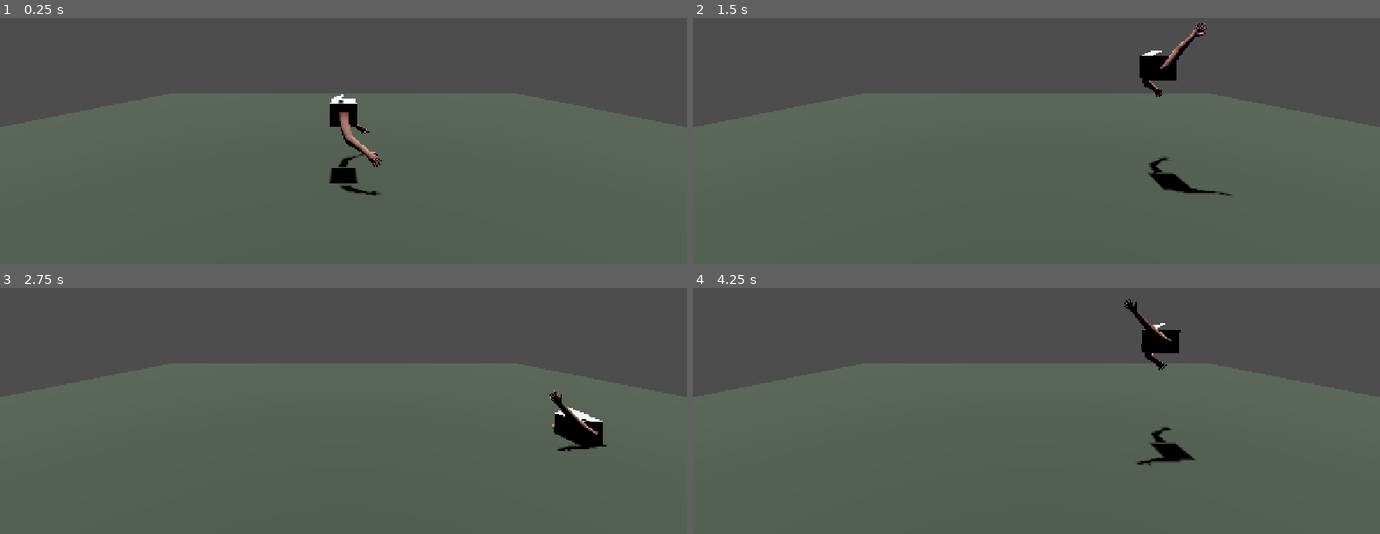
Above: before the commit, frames 1-4 (two rows, left to right).
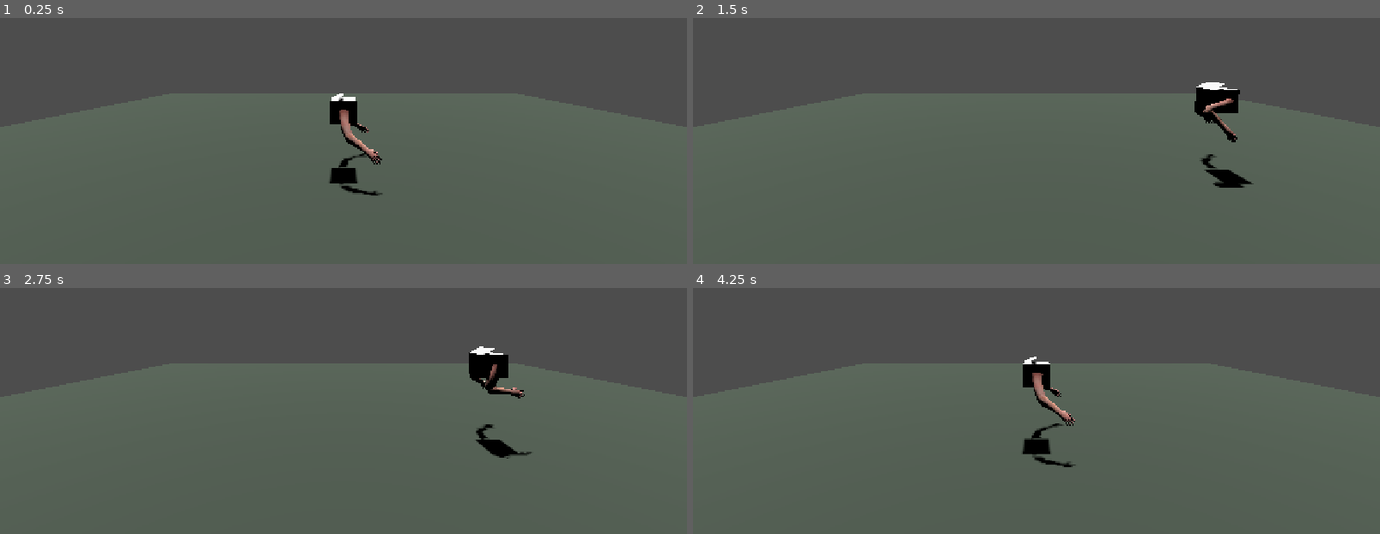
Above: after the commit, the same moments.

Repository: AnuragVinodh/arm-guy-game
Game: Godot game, scene res://scenes/main.tscn
Same seed, same stepped clock (60 frames per second), same inputs: the game is played once before the commit and once after it.
Inputs (mouse positions are in pixels of both pictures, inside the frame that each line leads up to):
- Up to frame 1 (0.25 s): no input
- Up to frame 2 (1.5 s): tap Enter (ui_accept) at 0.5, 0.77, 0.8, 1.07 s; move the mouse to (1187, 52) at 0.52 s; hold Right (ui_right) 0.53-1.25 s; tap B at 0.6 s; click (1187, 52) at 0.67 s; drag from (899, 89) to (1002, 148) at 1.27 s
- Up to frame 3 (2.75 s): move the mouse to (outside the picture) at 2.02 s; hold Right (ui_right) from 2.03 s (still down); tap B at 2.1 s; click (outside the picture) at 2.17 s; tap Enter (ui_accept) at 2.3 s
- Up to frame 4 (4.25 s): release Right (ui_right) at 2.75 s; drag from (1002, 418) to (outside the picture) at 2.77 s; move the mouse to (1242, 398) at 3.52 s; hold Left (ui_left) from 3.53 s (still down); tap Enter (ui_accept) at 3.6, 3.77, 4.07 s; click (1242, 398) at 3.67 s; tap R (restart) at 4.15 s

The runs differ from the first frame. In frame 1, 0.4% of the frame differs, in the area x 48-56%, y 30-73%; in frame 2, 2.6%, in the area x 65-82%, y 2-73%; in frame 3, 2.3%; in frame 4, 2.4%.

Commit message:
Add physics torso, surface grabbing, and pull-to-hoist
Rebuild the player as a plane-locked RigidBody3D with no direct
locomotion — the arms are now the only way to move. Holding a mouse
button grabs the surface the palm is touching (LMB=right hand,
RMB=left hand); the gripped hand locks to that point and dragging the
mouse hauls the body toward the cursor, leashed within arm's reach, so
you can pull/hoist yourself up. Releasing keeps the pull velocity for a
fling.

Co-Authored-By: Claude Opus 4.8 <noreply@anthropic.com>

Diff:
--- a/scenes/player/arms.gd
+++ b/scenes/player/arms.gd
@@ -12,11 +12,13 @@
 ## Think of it as a 2-bone pendulum hanging off each shoulder, chasing a target.
 
 ## The two arm chains in the skeleton. Bone names come straight from the glb.
-## `key` is the keyboard key that activates that arm — hold it to make the arm
-## track the mouse; release it and the arm freezes in its last pose.
+##   key    — hold to pose that (free) arm with the mouse; release and it freezes.
+##   button — hold that mouse button to GRAB whatever the palm is touching, and
+##            release to let go. Mapping is crossed: left click grabs with the
+##            RIGHT hand, right click grabs with the LEFT hand.
 const ARMS := [
-	{ "bicep": "bicep.l", "forearm": "forearm.l", "wrist": "wrist.l", "key": KEY_A },
-	{ "bicep": "bicep.r", "forearm": "forearm.r", "wrist": "wrist.r", "key": KEY_B },
+	{ "bicep": "bicep.l", "forearm": "forearm.l", "wrist": "wrist.l", "key": KEY_A, "button": MOUSE_BUTTON_RIGHT },
+	{ "bicep": "bicep.r", "forearm": "forearm.r", "wrist": "wrist.r", "key": KEY_D, "button": MOUSE_BUTTON_LEFT },
 ]
 
 ## How far the hand can reach, as a fraction of the full arm length. Keeping this
@@ -31,8 +33,25 @@
 ## Smoothing — higher = snappier, lower = floppier / more pendulum-like.
 @export_range(1.0, 40.0, 0.5) var follow_speed: float = 12.0
 
+## How close (world units) the palm must be to a surface to be able to grab it.
+@export_range(0.0, 2.0, 0.05) var grab_margin: float = 0.25
+
+## While a hand is gripping, the body is hauled toward the mouse cursor (leashed
+## within arm's reach of the grip — that's what lets you pull/hoist yourself up).
+## `pull_strength` is how aggressively it closes the gap; `max_pull_speed` caps
+## the resulting speed so a far cursor doesn't yank you violently.
+@export_range(1.0, 40.0, 0.5) var pull_strength: float = 12.0
+@export var max_pull_speed: float = 16.0
+
 var _skeleton: Skeleton3D
 var _camera: Camera3D
+
+## The torso this arm rig hangs off — the RigidBody3D a grab pins to the world.
+var _torso: PhysicsBody3D
+
+## Physics bodies the reach-raycast should ignore (the player's own torso, so an
+## arm never "collides" with the body it's attached to).
+var _exclude: Array[RID] = []
 
 ## Cached per-arm bone data so we don't look it up every frame.
 ##   bicep_idx, forearm_idx, wrist_idx : bone indices
@@ -55,6 +74,16 @@
 
 	_camera = get_viewport().get_camera_3d()
 
+	# Walk up to the owning physics body (the player torso) and exclude it from
+	# the reach-raycast, so an arm doesn't stop short on its own collision box.
+	var p := get_parent()
+	while p != null:
+		if p is PhysicsBody3D:
+			_torso = p as PhysicsBody3D
+			_exclude.append(_torso.get_rid())
+			break
+		p = p.get_parent()
+
 	for arm in ARMS:
 		var bicep_idx := _skeleton.find_bone(arm["bicep"])
 		var forearm_idx := _skeleton.find_bone(arm["forearm"])
@@ -74,6 +103,10 @@
 			"l1": l1,
 			"l2": l2,
 			"key": arm["key"],
+			"button": arm["button"],
+			"grabbed": false,
+			"anchor": Vector3.ZERO, # world-space grab point while grabbed
+			"rope_max": 0.0,        # how far (world) the body may stray from anchor
 		})
 
 	# Start the target somewhere sensible so the first frame doesn't lurch.
@@ -94,15 +127,109 @@
 	_target_world = _target_world.lerp(goal, t)
 
 	# 2. Targets/poses for the skeleton live in skeleton-LOCAL space, so convert
-	#    the world target into that space once and reuse it for both arms.
+	#    world points into that space. The mouse target is shared by both arms;
+	#    a grabbed arm uses its own fixed anchor instead.
 	var to_skel := _skeleton.global_transform.affine_inverse()
-	var target_local := to_skel * _target_world
-
-	# 3. Solve each arm independently — but only while its key is held. A
-	#    released arm is simply skipped, so it stays frozen in its last pose.
+	var mouse_target_local := to_skel * _target_world
+
 	for chain in _chains:
-		if Input.is_key_pressed(chain["key"]):
-			_solve_arm(chain, target_local)
+		# 3. Grab / release: hold the button to grip, release to let go.
+		var holding: bool = Input.is_mouse_button_pressed(chain["button"])
+		if holding and not chain["grabbed"]:
+			_try_grab(chain)
+		elif not holding and chain["grabbed"]:
+			_release(chain)
+
+		# 4. Solve the arm. A grabbed hand stays glued to its world anchor (so it
+		#    holds on as the body is hauled around); otherwise it tracks the mouse
+		#    while its pose key is held; otherwise it's left frozen in place.
+		if chain["grabbed"]:
+			_solve_arm(chain, to_skel * chain["anchor"])
+		elif Input.is_key_pressed(chain["key"]):
+			_solve_arm(chain, mouse_target_local)
+
+	# 5. Pull the body. For every gripping hand, the body wants to sit at the
+	#    cursor but is leashed within arm's reach of that grip; we drive the torso
+	#    toward the average of those leashed points. This is the climb/hoist.
+	_pull_body()
+
+
+## Try to grab whatever the palm is touching. Casts a short ray from the shoulder
+## out through the current hand position; if it lands on a collider within
+## `grab_margin`, we pin the torso there.
+func _try_grab(chain: Dictionary) -> void:
+	if _torso == null:
+		return
+	var space := _skeleton.get_world_3d().direct_space_state
+	if space == null:
+		return
+
+	var xform := _skeleton.global_transform
+	var shoulder: Vector3 = xform * _skeleton.get_bone_global_pose(chain["bicep"]).origin
+	var hand: Vector3 = xform * _skeleton.get_bone_global_pose(chain["wrist"]).origin
+
+	var dir := (hand - shoulder)
+	if dir.length() < 1e-4:
+		return
+	dir = dir.normalized()
+
+	# Cast a touch past the hand so a palm resting flush on a surface still grabs.
+	var query := PhysicsRayQueryParameters3D.create(shoulder, hand + dir * grab_margin)
+	query.exclude = _exclude
+	var hit := space.intersect_ray(query)
+	if hit.is_empty():
+		return
+
+	_grab(chain, hit["position"], hit["collider"])
+
+
+## Lock the hand onto `anchor_world`. We don't use a rigid joint (that would fix
+## the body at a constant distance and make hoisting impossible); instead we
+## remember the grab point and the arm's reach, and _pull_body() does the rest.
+func _grab(chain: Dictionary, anchor_world: Vector3, _body: Object) -> void:
+	var world_scale := _skeleton.global_transform.basis.get_scale().x
+	chain["anchor"] = anchor_world
+	chain["rope_max"] = (chain["l1"] + chain["l2"]) * max_reach * world_scale
+	chain["grabbed"] = true
+
+
+## Let go. The torso keeps whatever velocity the pull gave it, so a well-timed
+## release flings you.
+func _release(chain: Dictionary) -> void:
+	chain["grabbed"] = false
+
+
+## Haul the torso toward the cursor for each gripping hand, leashed within that
+## hand's reach of its grab point. With nothing gripping, physics (gravity) rules.
+func _pull_body() -> void:
+	if _torso == null:
+		return
+
+	var target := Vector3.ZERO
+	var grips := 0
+	for chain in _chains:
+		if not chain["grabbed"]:
+			continue
+		# Where the body wants to be: the cursor, but no farther than arm's reach
+		# from this grab point.
+		var rel: Vector3 = _target_world - chain["anchor"]
+		var rope: float = chain["rope_max"]
+		if rel.length() > rope:
+			rel = rel.normalized() * rope
+		target += chain["anchor"] + rel
+		grips += 1
+
+	if grips == 0:
+		return # free fall / swing — leave the body to gravity.
+	target /= grips
+
+	# Velocity-drive toward the target: snappy and stable, and the body keeps this
+	# velocity on release for the fling.
+	var to_target := target - _torso.global_position
+	var vel := to_target * pull_strength
+	if vel.length() > max_pull_speed:
+		vel = vel.normalized() * max_pull_speed
+	_torso.linear_velocity = vel
 
 
 ## Project the mouse ray onto the vertical plane the player climbs in (the plane
@@ -144,6 +271,12 @@
 	dist = clamp(dist, reach_min, reach_max)
 
 	var dir := to_target.normalized()
+
+	# Don't let the hand clip through solid geometry: cast a ray (in world space)
+	# from the shoulder along the reach direction and, if it hits a collider,
+	# pull the reach in to the hit point. Areas (e.g. hazard zones) are ignored
+	# by ray queries, so only real collision boxes block the arm.
+	dist = _clamp_to_obstacle(a, dir, dist, reach_min)
 
 	# Law of cosines: how far along the shoulder->target line the elbow projects,
 	# and how far off to the side it bends.
@@ -182,6 +315,33 @@
 	# Forearm is parented to the bicep, so measure against the bicep's new basis.
 	var forearm_local := bicep_global.inverse() * forearm_global
 	_skeleton.set_bone_pose_rotation(forearm_idx, forearm_local.get_rotation_quaternion())
+
+
+## Shorten `dist` (skeleton-local units) if a collider sits between the shoulder
+## and the intended hand position. `a` and `dir` are in skeleton-local space.
+func _clamp_to_obstacle(a: Vector3, dir: Vector3, dist: float, reach_min: float) -> float:
+	var space := _skeleton.get_world_3d().direct_space_state
+	if space == null:
+		return dist
+
+	# Convert the shoulder + reach into world space for the physics query.
+	var xform := _skeleton.global_transform
+	var world_scale := xform.basis.get_scale().x # rig scale is uniform
+	if world_scale <= 0.0:
+		return dist
+	var from := xform * a
+	var dir_world := (xform.basis * dir).normalized()
+	var to := from + dir_world * (dist * world_scale)
+
+	var query := PhysicsRayQueryParameters3D.create(from, to)
+	query.exclude = _exclude
+	var hit := space.intersect_ray(query)
+	if hit.is_empty():
+		return dist
+
+	# Back into skeleton-local units, never letting the arm fold past its minimum.
+	var hit_dist: float = from.distance_to(hit["position"]) / world_scale
+	return max(reach_min, min(dist, hit_dist))
 
 
 ## Build an orthonormal basis whose +Y points along `y_dir`, using `roll_ref`
--- a/scenes/player/player.gd
+++ b/scenes/player/player.gd
@@ -1,29 +1,10 @@
-extends CharacterBody3D
-## Player — the "arm guy" torso (a box) with an arm mounted on each Z face.
-## Left/Right arrows move along the X axis; Space jumps. Movement is kept
-## deliberately minimal here — the arm behaviour lives in arms.gd.
+extends RigidBody3D
+## Player — the "arm guy" torso. Pure physics: it has NO direct locomotion.
+## The only way to move is through the arms (see arms.gd), which grab surfaces
+## and drag/swing this body around. Gravity, damping and the 2.5D plane lock are
+## configured on the node in player.tscn.
 
-@export var move_speed: float = 6.0
-@export var jump_velocity: float = 8.0
-
-# Pull gravity from the project so the player matches the rest of the world.
-var gravity: float = ProjectSettings.get_setting("physics/3d/default_gravity", 9.8)
-
-
-func _physics_process(delta: float) -> void:
-	# Apply gravity while airborne.
-	if not is_on_floor():
-		velocity.y -= gravity * delta
-
-	# Jump — Space maps to "ui_accept" by default.
-	if Input.is_action_just_pressed("ui_accept") and is_on_floor():
-		velocity.y = jump_velocity
-
-	# Left / Right arrows ("ui_left" / "ui_right") drive the X axis only.
-	var dir := Input.get_axis("ui_left", "ui_right")
-	velocity.x = dir * move_speed
-
-	# No Z movement for now — the guy lives in a 2.5D plane.
-	velocity.z = 0.0
-
-	move_and_slide()
+func _physics_process(_delta: float) -> void:
+	# R restarts the level (rage-game staple).
+	if Input.is_action_just_pressed("restart"):
+		get_tree().reload_current_scene()
--- a/scenes/player/player.tscn
+++ b/scenes/player/player.tscn
@@ -8,7 +8,14 @@
 [sub_resource type="BoxShape3D" id="BoxShape3D_body"]
 size = Vector3(0.9126, 1.0176, 0.9264)
 
-[node name="Player" type="CharacterBody3D"]
+[node name="Player" type="RigidBody3D"]
+mass = 4.0
+linear_damp = 0.6
+angular_damp = 6.0
+can_sleep = false
+axis_lock_linear_z = true
+axis_lock_angular_x = true
+axis_lock_angular_y = true
 script = ExtResource("3_player")
 
 [node name="Box" parent="." instance=ExtResource("1_box")]
